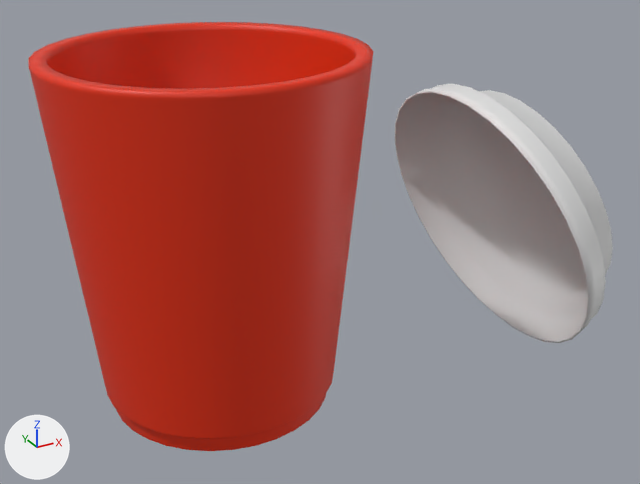
The glTF model assets/model.glb, before and after one commit.
Both versions are drawn from a 50 mm lens placed at (-2.21, -5.34, 2.79), pointed at (0.88, 0.28, -0.02). The lights are fixed; the arrows at lower left show +X, +Y and +Z. The first picture is the older version. Both versions are drawn at frame 39 of the action 'tapa'; the numbers are the values there.
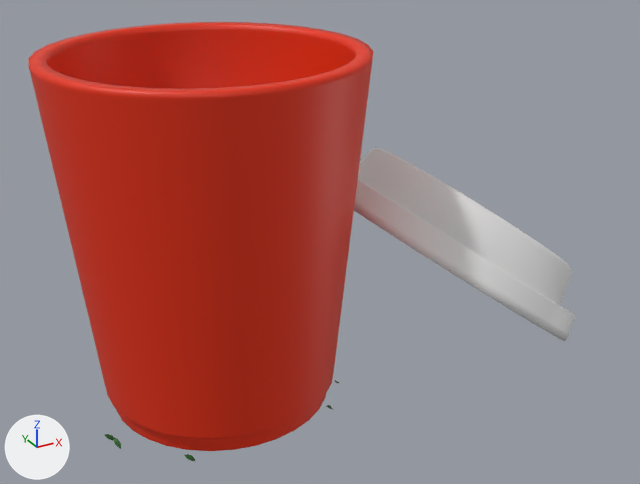
The edits, one by one:
Object 'Cylinder.003' (ob_cylinder_003) moves from (0.024, 0.281, -1.079) to (0.481, 0.363, -2.526).
Object 'Cylinder.003' (ob_cylinder_003) turns from (0, 69, 0) to (-0.1, 36, -2.2) degrees about x, y and z.
Object 'Plane.002' (ob_plane_002) is rescaled from (-0.0011, -0.0011, -0.0011) to (0.063, 0.063, 0.063).

Location of each change, (x1, y1, x2, y2) in pixels of the pictures (640 x 484 px):
'Cylinder.003', moved, turned: before (395, 84, 613, 343); after (354, 148, 575, 341)
'Plane.002', rescaled (not visible before): after (114, 437, 121, 449)
